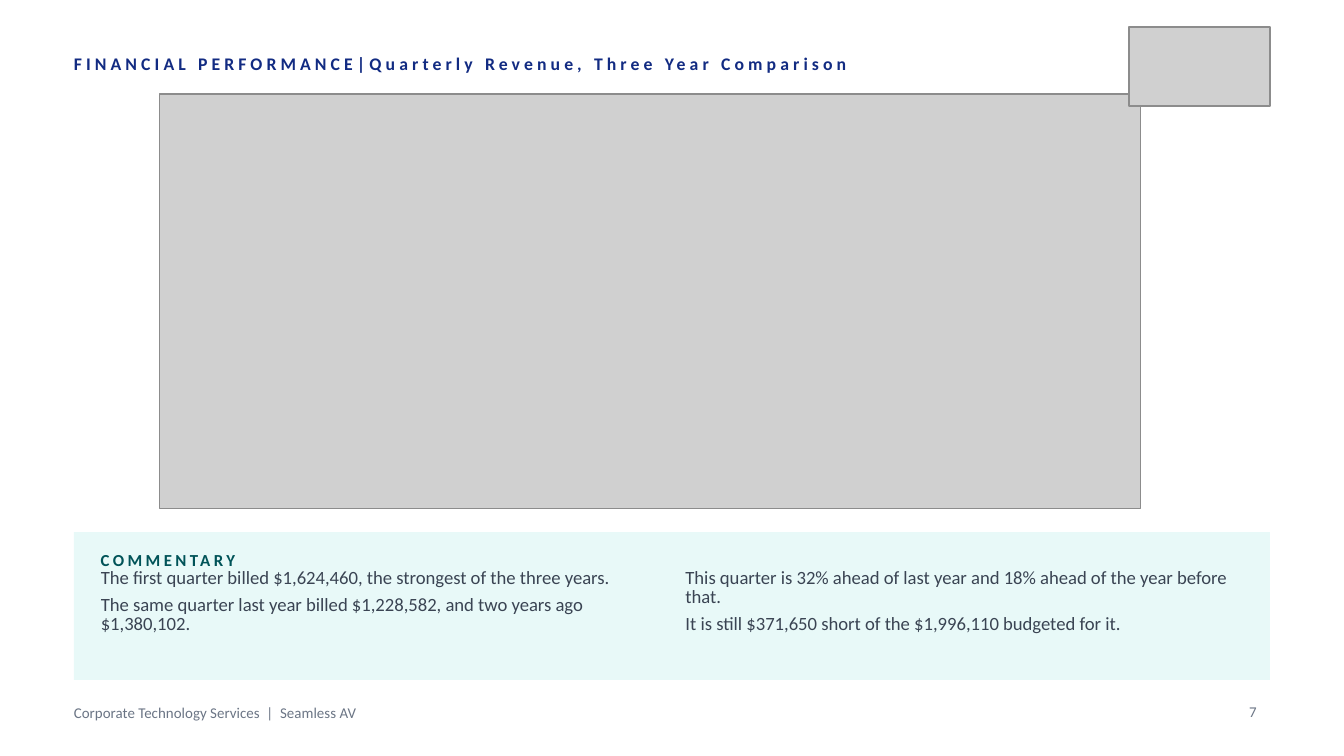
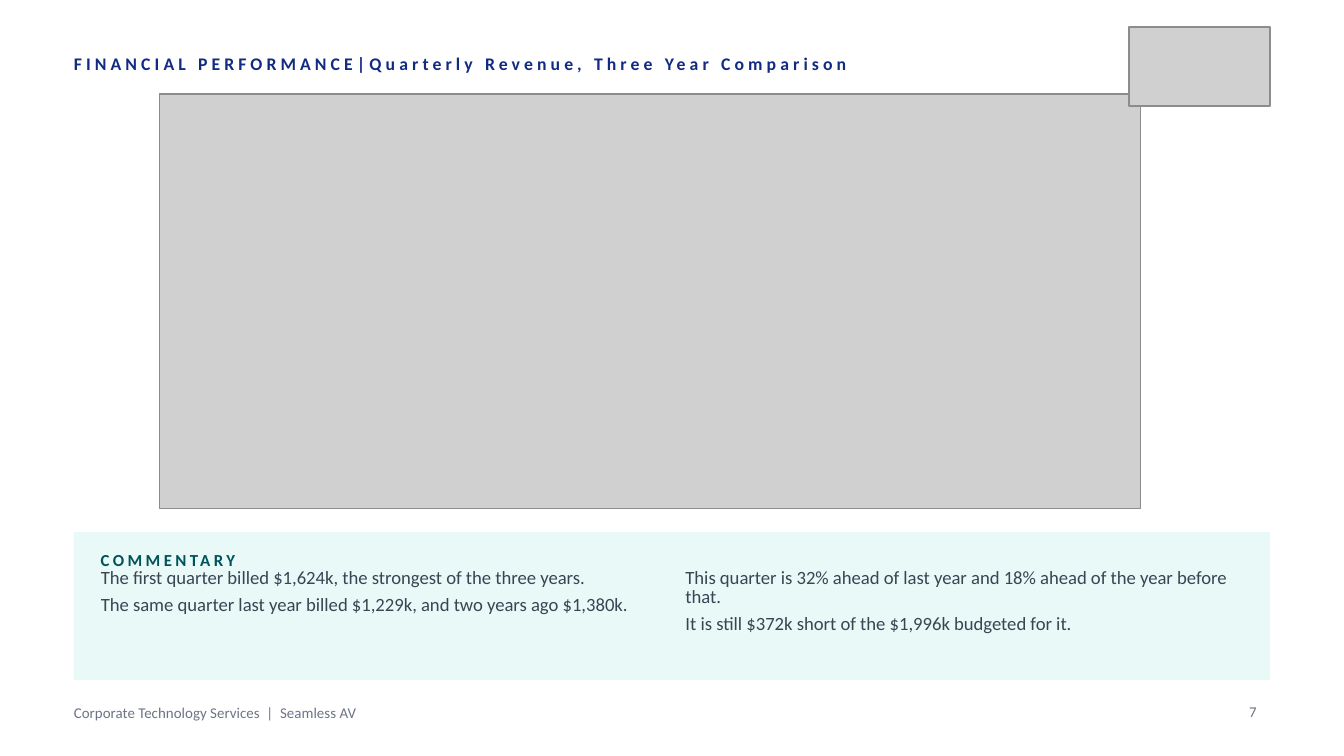
Before and after one commit to WesleyNelson-O33/Claude, a slide deck: slide 7 of deck/CTS Quarterly Business Review - Q1 FY2027.pptx. Drawn at 1344x756 pixels with LibreOffice and Linux fonts; fonts in the diff are those of the drawing; grey boxes stand for pictures. Boxes give left, top, right and bottom in pixels: in the first picture for what was removed or moved away, otherwise in the second. Text is boxed around its words. In the diff, an @@ line names an element or a change of style, - is before the commit and + after.

```diff
--- a/deck/CTS Quarterly Business Review - Q1 FY2027.pptx
+++ b/deck/CTS Quarterly Business Review - Q1 FY2027.pptx
@@ text at bbox=[101, 571, 628, 614]: text changed @@
-The first quarter billed $1,624,460, the strongest of the three years.
-The same quarter last year billed $1,228,582, and two years ago $1,380,102.
+The first quarter billed $1,624k, the strongest of the three years.
+The same quarter last year billed $1,229k, and two years ago $1,380k.
@@ text at bbox=[685, 617, 1071, 633]: text changed @@
-It is still $371,650 short of the $1,996,110 budgeted for it.
+It is still $372k short of the $1,996k budgeted for it.
```
Also in this commit, not shown: 11 other slides changed, 4 other files.
